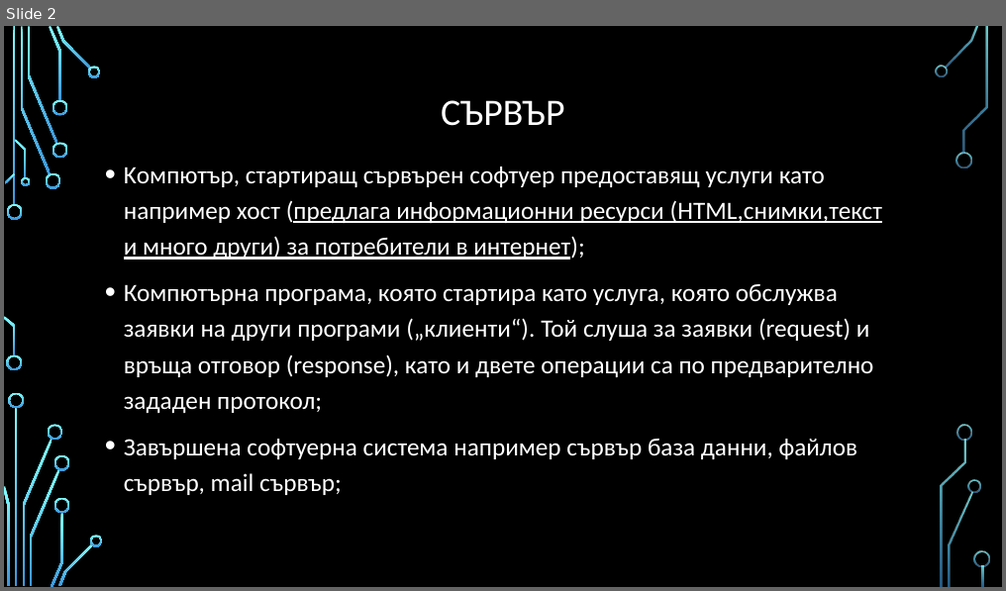
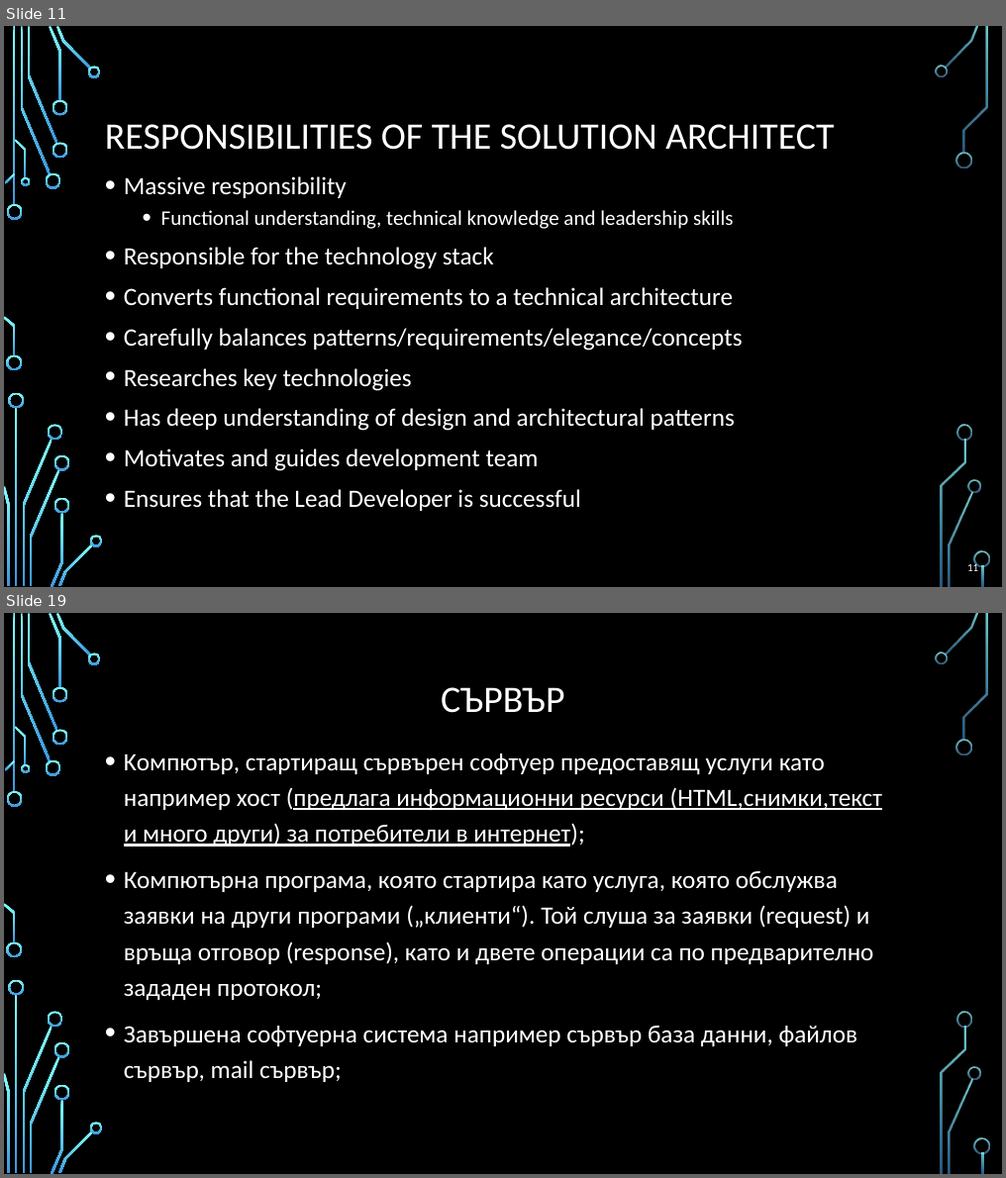
Before and after one commit to profjordanov/hybrid-app-development, a slide deck: 00. Lecture/basics_and_beyond.pptx. Shown one above the other, each under a label of ours: slide 2 before the commit, slides 11 and 19 after it; the slides between them are not shown. The pictures are 1006x591 and 1006x1178 pixels, drawn with LibreOffice and Linux fonts; fonts in the diff are those of the drawing; background and template pictures are left out. Boxes give left, top, right and bottom in pixels: in the first picture for what was removed or moved away, otherwise in the second. Text is boxed around its words. In the diff, an @@ line names an element or a change of style, - is before the commit and + after.

```diff
--- a/00. Lecture/basics_and_beyond.pptx
+++ b/00. Lecture/basics_and_beyond.pptx
@@ slide 11 added at bbox=[4, 26, 1002, 587], background picture (left out); not listed: 36 template elements that a slide beside it also shows @@
@@ title added at bbox=[105, 124, 834, 150], 36 pt, text #FFFFFF @@
+RESPONSIBILITIES OF THE SOLUTION ARCHITECT
@@ text added at bbox=[124, 176, 743, 511], 24 pt, text #FFFFFF @@
+• Massive responsibility
+  • Functional understanding, technical knowledge and leadership skills
+• Responsible for the technology stack
+• Converts functional requirements to a technical architecture
+• Carefully balances patterns/requirements/elegance/concepts
+• Researches key technologies
+• Has deep understanding of design and architectural patterns
+• Motivates and guides development team
+• Ensures that the Lead Developer is successful
@@ page number added at bbox=[967, 563, 978, 571], 10.5 pt, text #FFFFFF @@
+11
@@ what was slide 2 is now slide 19 @@
```
Also in this commit, not shown: 16 other slides added.
